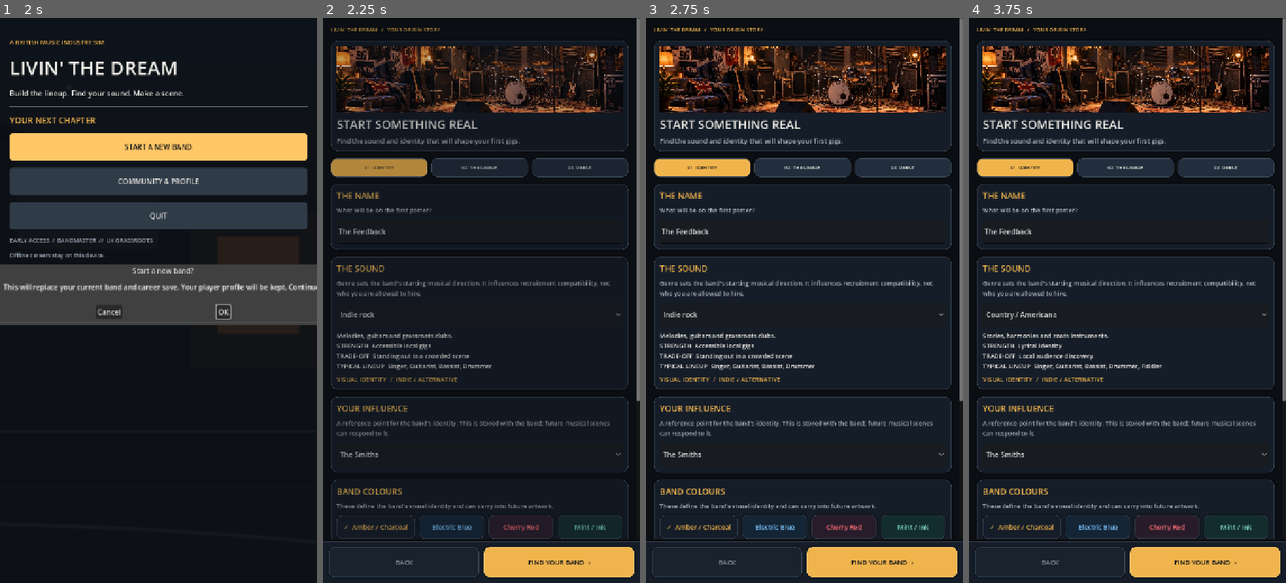
Above: before the commit, frames 1-4 (left to right).
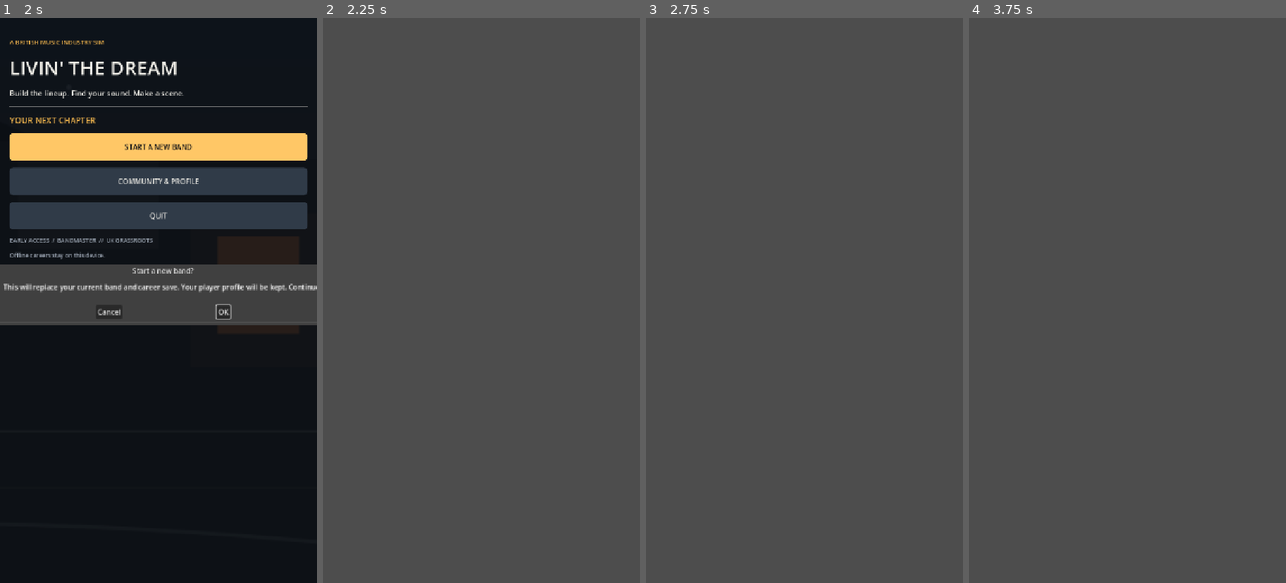
Above: after the commit, the same moments.

Repository: alimuir654-rgb/BandMaster
Game: Godot game, scene res://main_menu.tscn
Same seed, same stepped clock (60 frames per second), same inputs: the game is played once before the commit and once after it.
Inputs (mouse positions are in pixels of both pictures, inside the frame that each line leads up to):
- Up to frame 1 (2 s): click "START A NEW BAND" at 0.5 s; click "START A NEW BAND" at 1.25 s
- Up to frame 2 (2.25 s): click "OK" at 2 s
- Up to frame 3 (2.75 s): no input
- Up to frame 4 (3.75 s): click (1124, 311) at 2.75 s, where only the run before the commit has a clickable "Indie rock"; click (1124, 453) at 3.5 s, where only the run before the commit has a clickable "The Smiths"

Frame 1 is identical in both runs. In frame 2, 98% of the frame differs, in the area x 0-100%, y 0-100%; in frame 3, 98%; in frame 4, 98%.
Error after the commit: Parse Error: Identifier "WoldButton" not declared in the current scope. (res://Scripts/ui_theme.gd:48)

Commit message:
Use native WoldUI button components within playable ui_theme.gd

Diff:
--- a/Scripts/ui_theme.gd
+++ b/Scripts/ui_theme.gd
@@ -45,7 +45,8 @@
  return box
 
 static func button(label: String, primary: bool = false) -> Button:
- var item := Button.new()
+ var item := WoldButton.new()
+ item.shape = WoldButton.Shape.PRIMARY if primary else WoldButton.Shape.SECONDARY
  item.text = label
  item.custom_minimum_size.y = 56
  item.size_flags_horizontal = Control.SIZE_EXPAND_FILL
